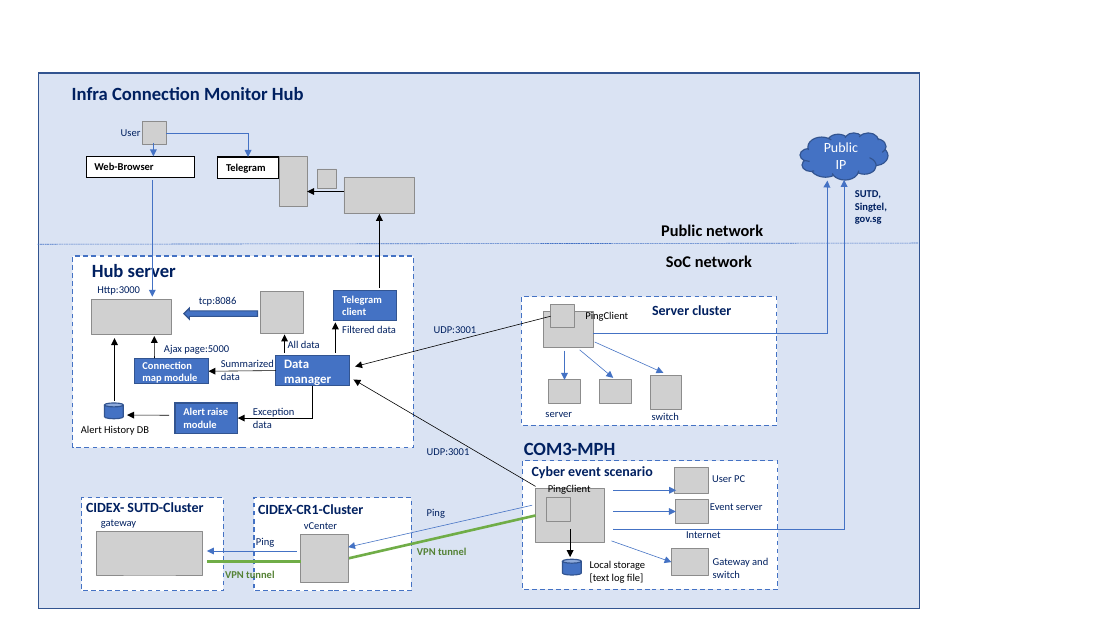
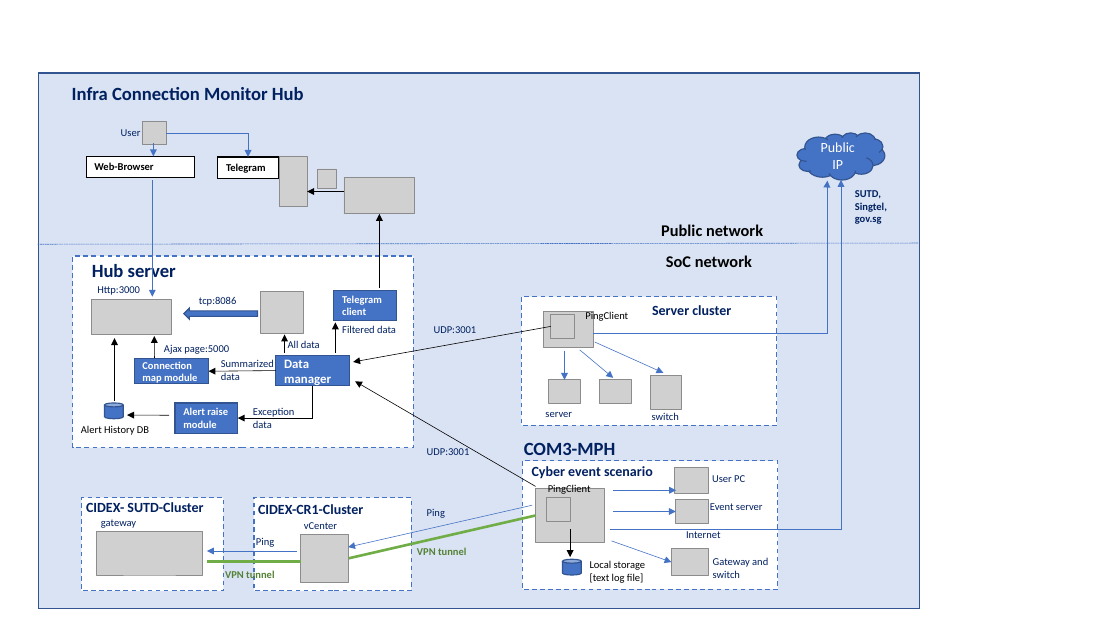
Before and after one commit to LiuYuancheng/NetworkConnDashboard, a slide deck: slide 1 of doc/designDoc.pptx. Drawn at 1120x630 pixels with LibreOffice and Linux fonts; fonts in the diff are those of the drawing; grey boxes stand for pictures; background and template pictures are left out. Boxes give left, top, right and bottom in pixels: in the first picture for what was removed or moved away, otherwise in the second. Text is boxed around its words. In the diff, an @@ line names an element or a change of style, - is before the commit and + after.

```diff
--- a/doc/designDoc.pptx
+++ b/doc/designDoc.pptx
@@ cloud "Public IP": place and size @@
-cloud "Public IP" at box(801, 133, 889, 180)
+cloud "Public IP" at box(797, 133, 886, 180)
@@ elbow arrow moved from (614, 528) - (844, 180) to (611, 528) - (841, 180) @@
@@ arrow moved from (551, 316) - (355, 366) to (551, 327) - (353, 362) @@
@@ picture: place and size @@
-picture at box(551, 304, 575, 328)
+picture at box(551, 315, 575, 339)
```
Also in this commit, not shown: 8 other files.
